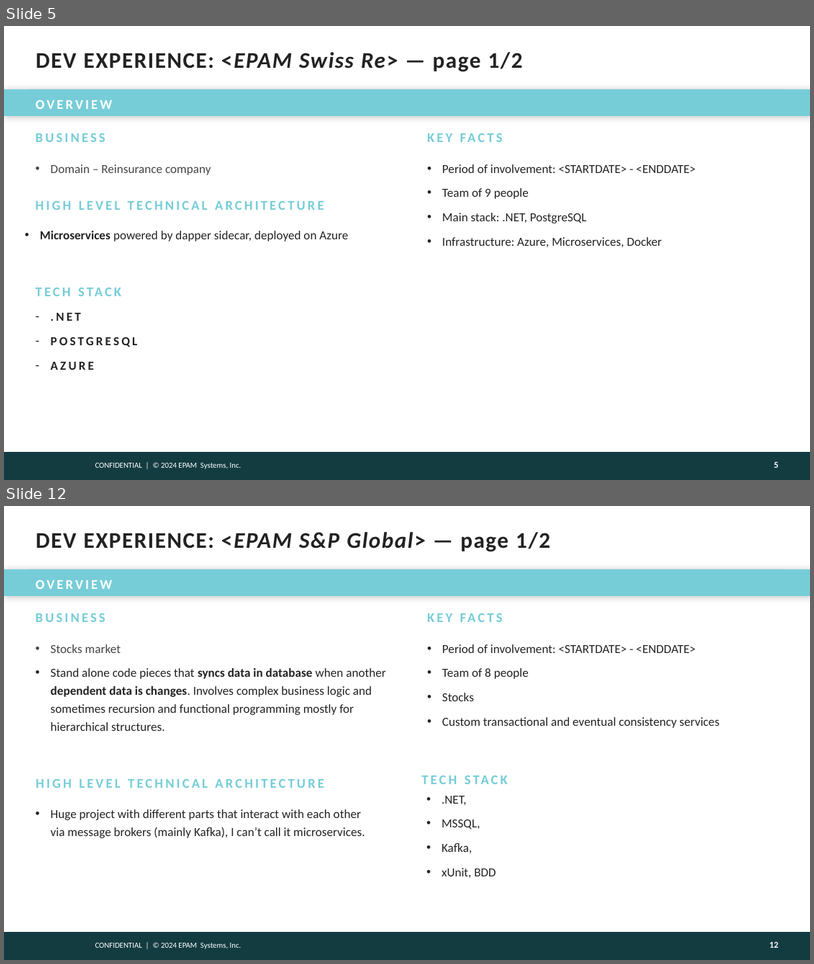
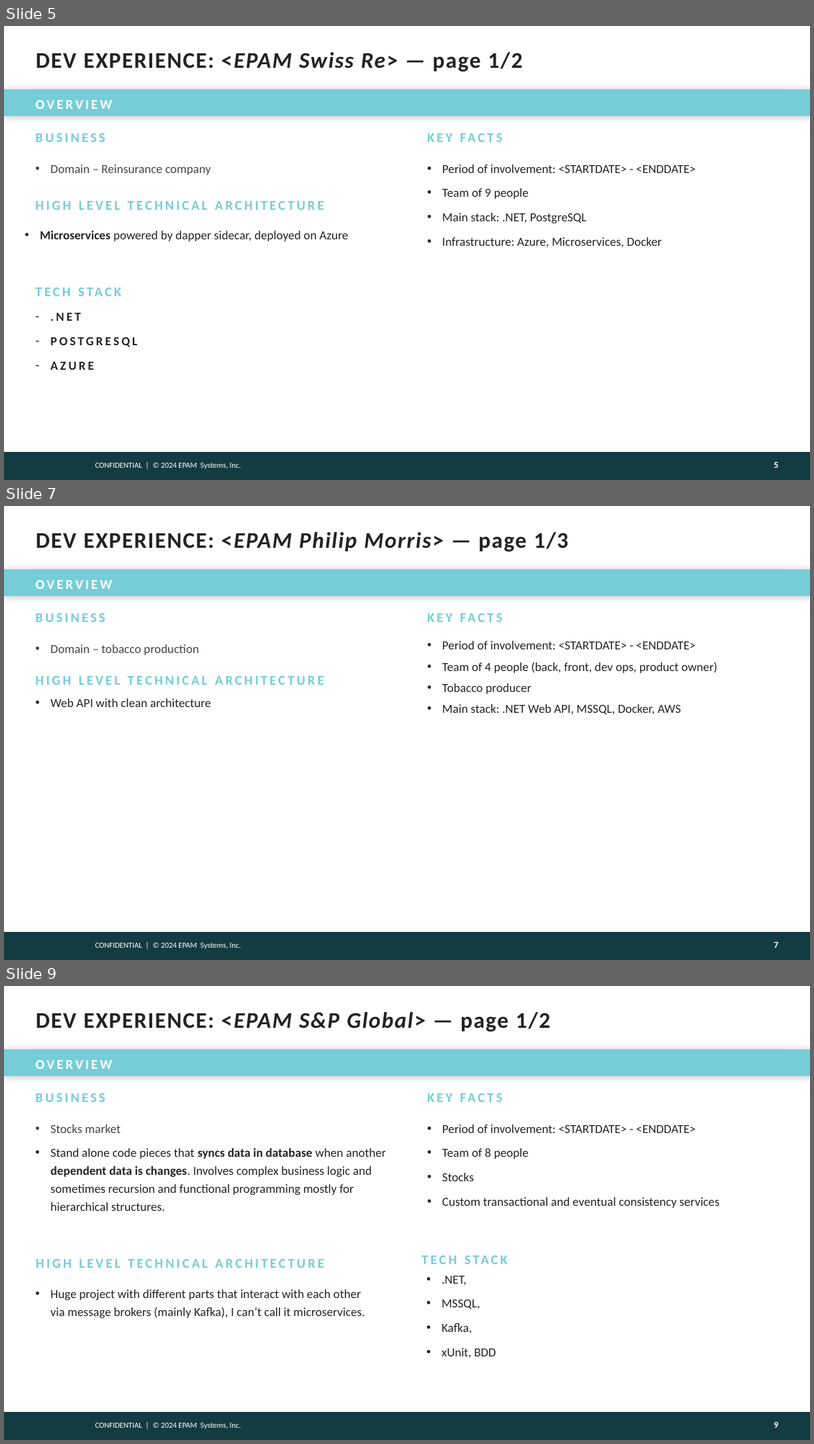
Before and after one commit to victoravt/Papers, a slide deck: Assessment Epam A2-A3/presentation-template.pptx. Shown one above the other, each under a label of ours: slides 5 and 12 before the commit, slides 5, 7 and 9 after it; the slides between them are not shown. The pictures are 814x964 and 814x1444 pixels, drawn with LibreOffice and Linux fonts; fonts in the diff are those of the drawing; background and template pictures are left out. Boxes give left, top, right and bottom in pixels: in the first picture for what was removed or moved away, otherwise in the second. Text is boxed around its words. In the diff, an @@ line names an element or a change of style, - is before the commit and + after.

```diff
--- a/Assessment Epam A2-A3/presentation-template.pptx
+++ b/Assessment Epam A2-A3/presentation-template.pptx
@@ slide 7 added at (x1=4, y1=506, x2=810, y2=960), background #FFFFFF; not listed: 3 template elements that a slide beside it also shows @@
@@ title added at (x1=36, y1=532, x2=568, y2=552), 20 pt, text #222222, bold @@
+DEV EXPERIENCE: <EPAM Philip Morris> — page 1/3
@@ rectangle added at (x1=4, y1=569, x2=810, y2=595), fill #76CDD8, 12 pt, text #FFFFFF, bold @@
+OVERVIEW
@@ text added at (x1=36, y1=613, x2=106, y2=622), 12 pt, text #76CDD8, bold @@
+BUSINESS
@@ text added at (x1=427, y1=608, x2=779, y2=638), 12 pt, text #76CDD8, bold @@
+KEY FACTS
@@ text added at (x1=51, y1=644, x2=199, y2=655), 11 pt, text #444444 @@
+• Domain – tobacco production
@@ text added at (x1=442, y1=641, x2=718, y2=715), 11 pt, text #222222 @@
+• Period of involvement: <STARTDATE> - <ENDDATE>
+• Team of 4 people (back, front, dev ops, product owner)
+• Tobacco producer
+• Main stack: .NET Web API, MSSQL, Docker, AWS
@@ text added at (x1=36, y1=676, x2=324, y2=685), 12 pt, text #76CDD8, bold @@
+HIGH LEVEL TECHNICAL ARCHITECTURE
@@ text added at (x1=51, y1=698, x2=211, y2=707), 11 pt, text #222222 @@
+• Web API with clean architecture
@@ page number added at (x1=774, y1=942, x2=779, y2=947), 8 pt, text #FEFEFE, bold @@
+7
@@ what was slide 12 is now slide 9 @@
@@ page number at (x1=774, y1=1422, x2=779, y2=1427): text changed @@
-12
+9
```
Also in this commit, not shown: 9 slides changed, 1 other file.
